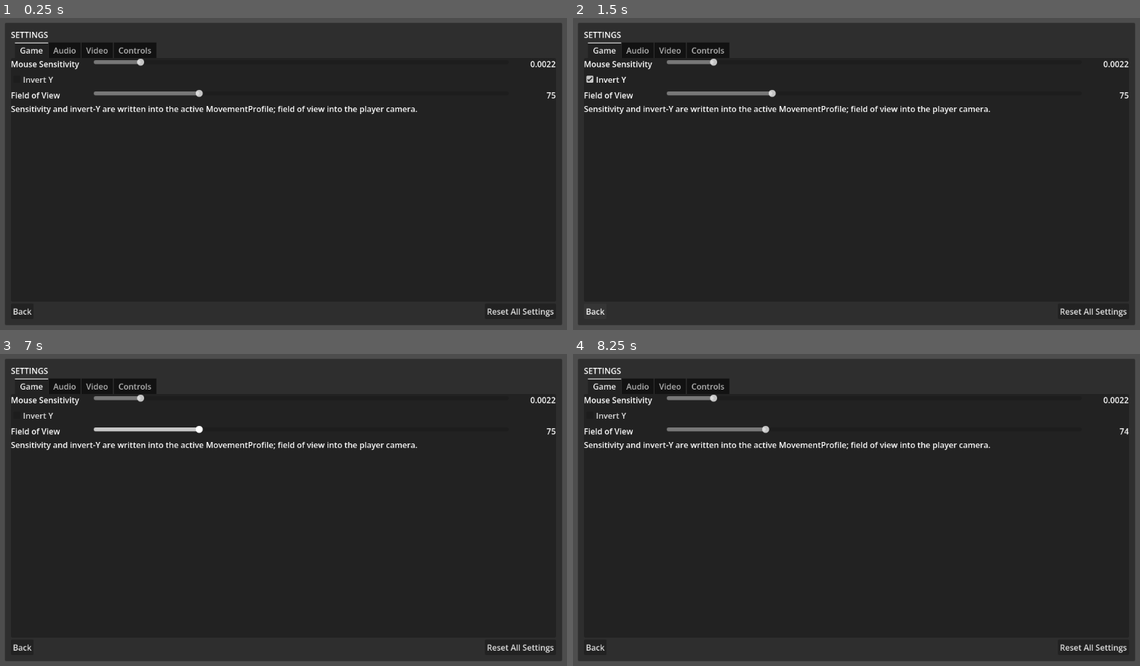
Above: before the commit, frames 1-4 (two rows, left to right).
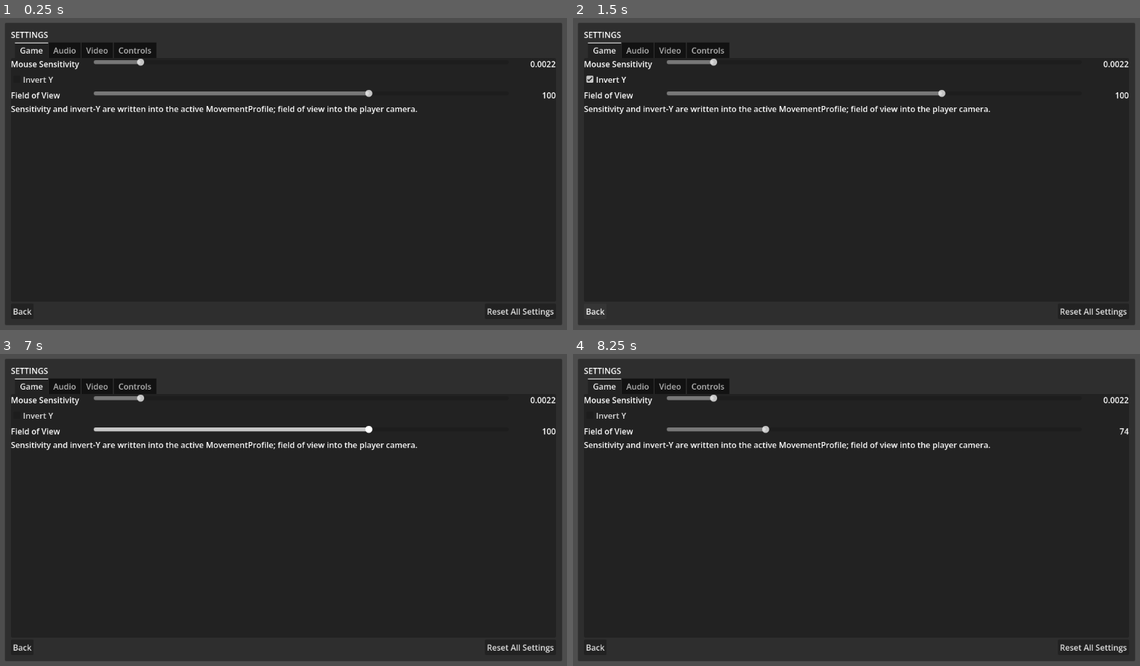
Above: after the commit, the same moments.

Repository: neotechnites/panopticon
Game: Godot game, scene res://scenes/ui/settings_screen.tscn
Same seed, same stepped clock (60 frames per second), same inputs: the game is played once before the commit and once after it. This scene is started directly instead of the project's main scene.
Inputs (mouse positions are in pixels of both pictures, inside the frame that each line leads up to):
- Up to frame 1 (0.25 s): no input
- Up to frame 2 (1.5 s): click "Invert Y" at 0.5 s; click "Back" at 1.25 s
- Up to frame 3 (7 s): click "Reset All Settings" at 2 s; move the mouse to (413, 494) at 2.77 s; hold D (move_right) 2.78-3.5 s; right-click (413, 494) at 2.85 s; click (413, 494) at 2.92 s; drag from (164, 525) to (255, 575) at 3.52 s; move the mouse to (340, 438) at 4.27 s; hold D (move_right) 4.28-5 s; tap Shift (sprint) at 4.35 s; click (340, 438) at 4.42 s; right-click (340, 438) at 4.55 s; drag from (255, 575) to (107, 460) at 5.02 s; move the mouse to (459, 559) at 5.77 s; hold A (move_left) 5.78-6.5 s; tap R at 5.85 s; click (459, 559) at 5.92 s; right-click (459, 559) at 6.05 s; drag from (107, 460) to (198, 428) at 6.52 s
- Up to frame 4 (8.25 s): move the mouse to (884, 510) at 7.27 s; hold S (move_back) 7.28-8 s; tap Delete at 7.35 s; click (884, 510) at 7.42 s; right-click (884, 510) at 7.55 s; drag from (771, 428) to (737, 525) at 8.02 s

The runs differ from the first frame. In frame 1, 0.5% of the frame differs, in the area x 34-99%, y 23-26%; in frame 2, 0.5%; in frame 3, 0.5%; in frame 4, nothing differs.

Commit message:
Wire the pause menu into the match, and make zoom rebindable
The menu now resolves the SAME MovementProfile object the body reads and the SAME camera
the optic drives, asserted by instance id rather than by value — two profiles with
identical numbers would pass a value check and leave every setting silently inert.

Fixes a default that would have shipped wrong: GameSettings had a 75 degree FOV default
while the player camera ships at 100. A player who never opened the settings screen would
have had the tower's view quietly narrowed on first launch. Defaults must match what the
game actually ships, not a number the settings file invented.

The FOV and zoom interaction needed no work, which is the payoff for both sides having
been built to a contract: the optic adopts any outside write to the camera's FOV as its
new un-zoomed base, and the zoom profile is all ratios and no angles. Verified live —
setting 88 mid-match moves the optic's base to 88 rather than fighting it.

Zoom joins the rebindable actions by action-name string only, with nothing imported from
scripts/optics. The action name IS the cross-domain contract, since it is what the
InputMap is keyed by, so quoting it is the loosest available coupling rather than a
shortcut.

Co-Authored-By: Claude Opus 5 (1M context) <noreply@anthropic.com>
Claude-Session: https://claude.ai/code/session_01XQcaRV7xNKbCLiSVFznt6T

Diff:
--- a/scenes/match/match.tscn
+++ b/scenes/match/match.tscn
@@ -7,6 +7,8 @@
 [ext_resource type="Script" path="res://scripts/match/match_controller.gd" id="5_controller"]
 [ext_resource type="Script" path="res://scripts/match/match_hud.gd" id="6_hud"]
 [ext_resource type="Resource" path="res://resources/rules/default_match_rules.tres" id="7_rules"]
+[ext_resource type="PackedScene" path="res://scenes/ui/pause_menu.tscn" id="8_pause_menu"]
+[ext_resource type="Resource" path="res://scenes/player/default_movement_profile.tres" id="9_movement_profile"]
 
 [node name="Match" type="Node3D"]
 editor_description = "The first playable round. Arena, one human in the tower with a rifle, three runners on the clear  …(211 unchanged characters)…
@@ -82,3 +84,8 @@
 grow_vertical = 2
 text = "+"
 horizontal_alignment = 1
+
+[node name="PauseMenu" parent="." node_paths=PackedStringArray("camera") instance=ExtResource("8_pause_menu")]
+editor_description = "Escape, and everything behind it. Last child of the root and on CanvasLayer 128, so it draws over the HUD (layer 1) and is offered GUI input before it; the HUD cannot swallow a click meant for a menu button because HUD/Root is mouse_filter 2 and its Labels ignore the mouse anyway. movement_profile is the SAME .tres instance Player uses for its own profile export -- Godot returns one cached object per resource path and this one is not local_to_scene -- so mouse sensitivity and invert-Y written by the settings screen land on the profile the body actually reads; point it anywhere else and the setting appears to save and does nothing. camera is named in node_paths in the header above: without that entry the NodePath resolves to null at load with no error, and the display-FOV setting silently stops working."
+movement_profile = ExtResource("9_movement_profile")
+camera = NodePath("../Player/Head/Camera")
--- a/scripts/ui/game_settings.gd
+++ b/scripts/ui/game_settings.gd
@@ -78,7 +78,11 @@
 const MIN_MOUSE_SENSITIVITY: float = 0.0001
 const MAX_MOUSE_SENSITIVITY: float = 0.02
 
-const DEFAULT_FIELD_OF_VIEW: float = 75.0
+## Matches the FOV that scenes/player/player.tscn ships its Camera3D at, for
+## the same reason [constant DEFAULT_MOUSE_SENSITIVITY] matches the movement
+## profile's: a player who never opens the settings screen must get exactly the
+## value the scene was tuned at, not a number this file invented.
+const DEFAULT_FIELD_OF_VIEW: float = 100.0
 const MIN_FIELD_OF_VIEW: float = 60.0
 const MAX_FIELD_OF_VIEW: float = 120.0
 
--- a/scripts/ui/keybind_map.gd
+++ b/scripts/ui/keybind_map.gd
@@ -35,6 +35,17 @@
 ## Bindings per action. Two, so movement keeps both its WASD and its arrow-key
 ## binding and rebinding one does not silently destroy the other.
 const MAX_BINDINGS: int = 2
+
+## The zoom action, named by string rather than taken from [code]OpticsActions[/code].
+##
+## Deliberate. [code]scripts/optics[/code] is another domain, and this file
+## already reaches into [PlayerActions] and [WeaponActions] because those are the
+## player's own input layer; adding a third import would make the settings screen
+## fail to compile the day the optic is removed or refactored, for the sake of
+## one string that is fixed by project.godot anyway. An action name IS the
+## contract between domains -- it is what the [InputMap] is keyed by -- so
+## quoting it is the loosest coupling available, not a shortcut.
+const ZOOM: StringName = &"zoom"
 
 ## Every action the settings screen will let the player rebind, in the order it
 ## displays them. Matches the project's action list; [PlayerActions] and
@@ -48,6 +59,7 @@
 	PlayerActions.JUMP,
 	PlayerActions.SPRINT,
 	WeaponActions.FIRE,
+	ZOOM,
 ]
 
 ## ConfigFile section the bindings are written to.
@@ -89,6 +101,15 @@
 static func ensure_actions_registered() -> void:
 	PlayerActions.ensure_registered()
 	WeaponActions.ensure_registered()
+	# Zoom's fallback is spelled out here rather than delegated, for the same
+	# reason its name is: see [constant ZOOM]. Right mouse button, matching what
+	# project.godot declares and what the optic's own fallback would register,
+	# so whichever of the three runs first the result is identical.
+	if not InputMap.has_action(ZOOM):
+		InputMap.add_action(ZOOM, PlayerActions.DEADZONE)
+		var event: InputEventMouseButton = InputEventMouseButton.new()
+		event.button_index = MOUSE_BUTTON_RIGHT
+		InputMap.action_add_event(ZOOM, event)
 
 
 ## Snapshot the live [InputMap] as the default binding set.
@@ -405,6 +426,8 @@
 			return "Sprint"
 		WeaponActions.FIRE:
 			return "Fire"
+		ZOOM:
+			return "Aim / Zoom"
 	return String(action).capitalize()
 
 
Not shown: 1 places in scenes/match/match.tscn that only renumber resources
